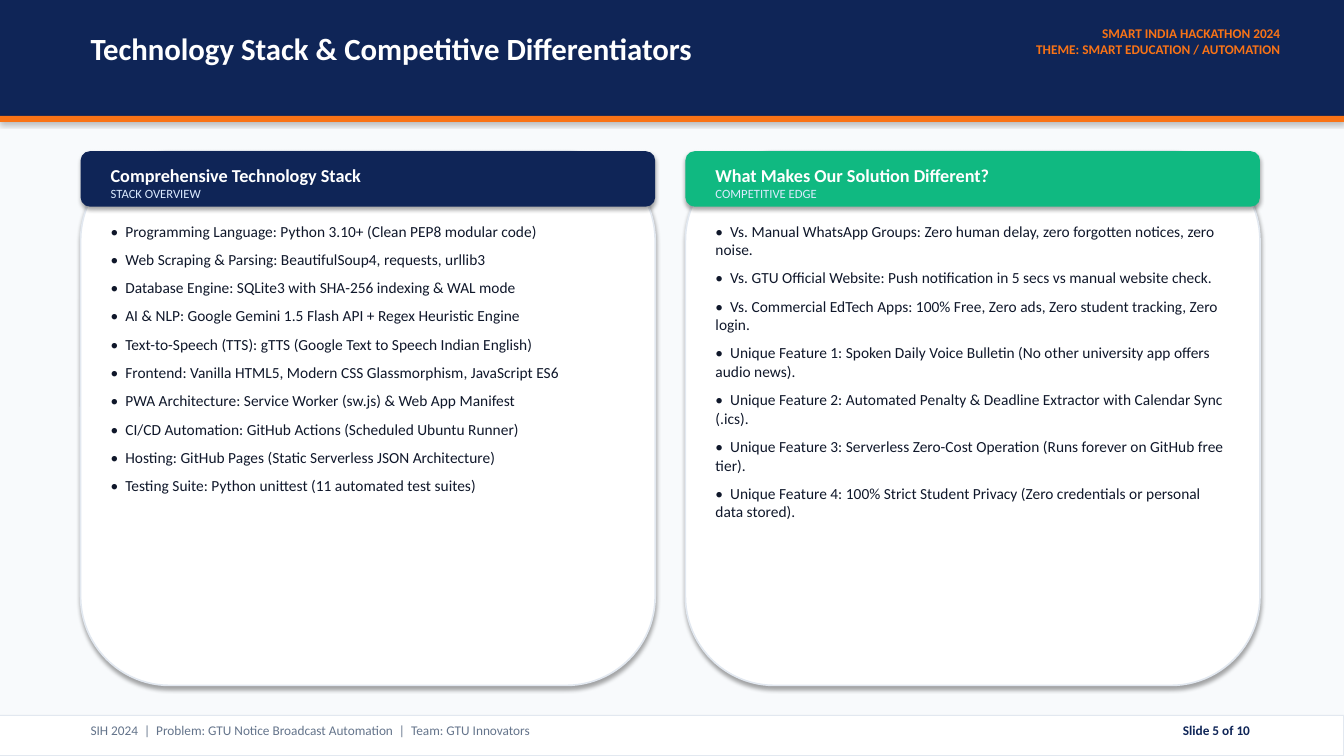
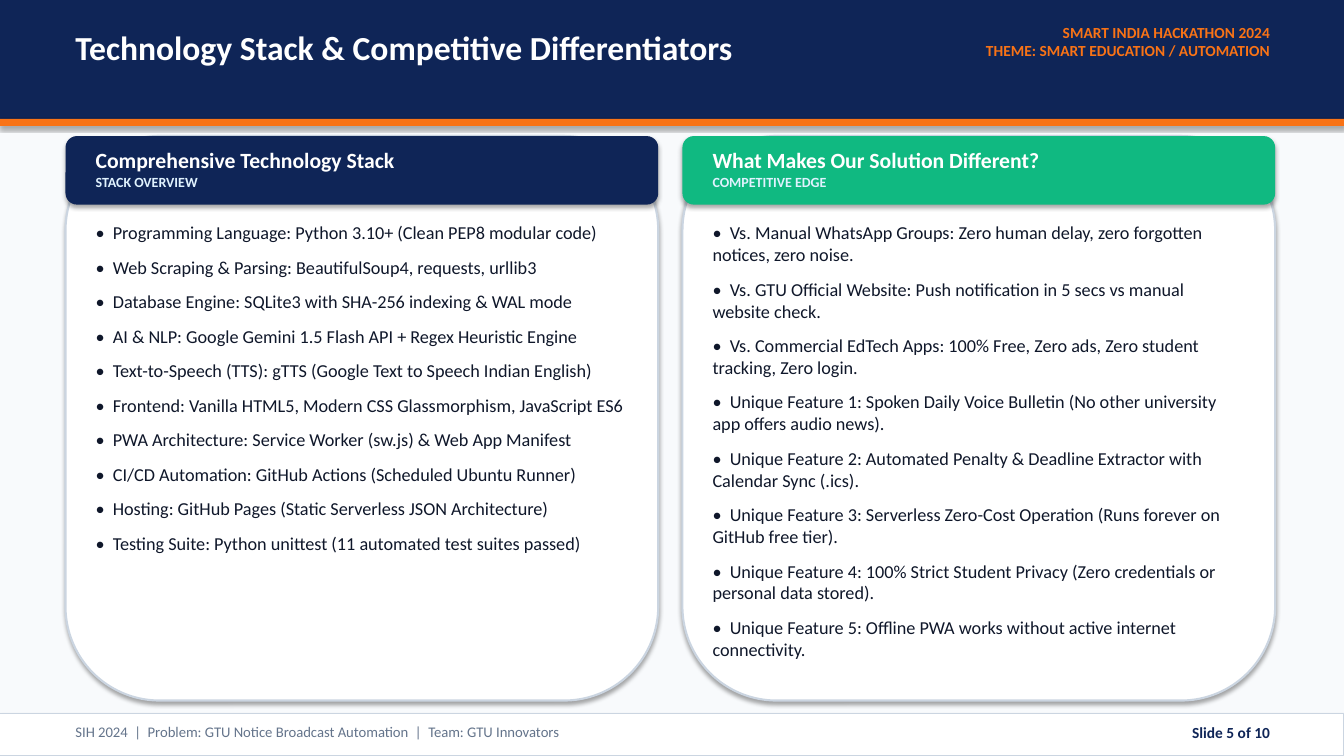
Before and after one commit to SMuhammad24/GTUAlertsystem, a slide deck: slide 5 of SIH2024_GTU_Alert_System_Presentation.pptx. Drawn at 1344x756 pixels with LibreOffice and Linux fonts; fonts in the diff are those of the drawing. Boxes give left, top, right and bottom in pixels: in the first picture for what was removed or moved away, otherwise in the second. Text is boxed around its words. In the diff, an @@ line names an element or a change of style, - is before the commit and + after.

Commit message:
style: enlarge fonts and optimize slide space utilization in SIH presentation

```diff
--- a/SIH2024_GTU_Alert_System_Presentation.pptx
+++ b/SIH2024_GTU_Alert_System_Presentation.pptx
@@ text "Technology Stack & Competitive Differentiators" moved from (x1=91, y1=38, x2=692, y2=66) to (x1=75, y1=36, x2=732, y2=66) @@
@@ text "Technology Stack & Competitive Differentiators" at (x1=75, y1=36, x2=732, y2=66): size 22 to 24 pt @@
@@ text "SMART INDIA HACKATHON 2024 THEME: ..." at (x1=986, y1=28, x2=1270, y2=56): size 9.5 to 11 pt @@
@@ text "SMART INDIA HACKATHON 2024 THEME: ..." moved from (x1=1036, y1=29, x2=1280, y2=54) to (x1=986, y1=28, x2=1270, y2=56) @@
@@ rectangle moved from (x1=0, y1=116, x2=1344, y2=122) to (x1=0, y1=119, x2=1344, y2=126) @@
@@ rounded rectangle resized from (x1=81, y1=151, x2=655, y2=207) to (x1=66, y1=136, x2=658, y2=205) @@
@@ rounded rectangle at (x1=66, y1=136, x2=658, y2=701): outline #E2E8F0 1.2 pt to #CBD5E1 1.5 pt @@
@@ rounded rectangle resized from (x1=81, y1=151, x2=655, y2=686) to (x1=66, y1=136, x2=658, y2=701) @@
@@ text "Comprehensive Technology Stack" moved from (x1=111, y1=169, x2=361, y2=198) to (x1=96, y1=152, x2=395, y2=187) @@
@@ text "Comprehensive Technology Stack" at (x1=96, y1=152, x2=395, y2=187): size 13 to 15.5 pt in "Comprehensive Technology Stack"; size 9 to 10 pt, text colour #DCEBFF to #E0F2FE, bold on in "STACK OVERVIEW" @@
@@ rounded rectangle resized from (x1=686, y1=151, x2=1260, y2=207) to (x1=683, y1=136, x2=1275, y2=205) @@
@@ rounded rectangle resized from (x1=686, y1=151, x2=1260, y2=686) to (x1=683, y1=136, x2=1275, y2=701) @@
@@ rounded rectangle at (x1=683, y1=136, x2=1275, y2=701): outline #E2E8F0 1.2 pt to #CBD5E1 1.5 pt @@
@@ text "What Makes Our Solution Different?" moved from (x1=715, y1=169, x2=989, y2=198) to (x1=713, y1=152, x2=1039, y2=187) @@
@@ text "What Makes Our Solution Different?" at (x1=713, y1=152, x2=1039, y2=187): size 13 to 15.5 pt in "What Makes Our Solution Different?"; size 9 to 10 pt, text colour #DCEBFF to #E0F2FE, bold on in "COMPETITIVE EDGE" @@
@@ text "• Programming Language: Python 3.10+ ..." moved from (x1=125, y1=226, x2=558, y2=494) to (x1=113, y1=226, x2=623, y2=553) @@
@@ text at (x1=113, y1=226, x2=623, y2=518): size 11 to 13 pt in "• Programming Language: Python 3.10+ (Clean PEP8 ...", "• Web Scraping & Parsing: BeautifulSoup4, requests, ...", "• Database Engine: SQLite3 with SHA-256 indexing ...", "• AI & NLP: Google Gemini 1.5 ..." and 5 more places; more space between paragraphs @@
@@ text at (x1=713, y1=226, x2=1220, y2=602): size 11 to 13 pt in "• Vs. Manual WhatsApp Groups: Zero human ...", "• Vs. GTU Official Website: Push notification ...", "• Vs. Commercial EdTech Apps: 100% Free, ...", "• Unique Feature 1: Spoken Daily Voice ..." and 3 more places; more space between paragraphs @@
@@ text at (x1=113, y1=537, x2=581, y2=553): text changed; size 11 to 13 pt @@
-• Testing Suite: Python unittest (11 automated test suites)
+• Testing Suite: Python unittest (11 automated test suites passed)
@@ text at (x1=713, y1=621, x2=1176, y2=659): paragraph added @@
+• Unique Feature 5: Offline PWA works without active internet connectivity.
@@ rectangle at (x1=0, y1=714, x2=1344, y2=756): outline #E2E8F0 0.75 pt to #CBD5E1 0.75 pt @@
@@ text "SIH 2024 | Problem: GTU ..." moved from (x1=91, y1=726, x2=530, y2=735) to (x1=75, y1=727, x2=559, y2=737) @@
@@ text "SIH 2024 | Problem: GTU ..." at (x1=75, y1=727, x2=559, y2=737): size 9.5 to 10.5 pt @@
@@ text "Slide 5 of 10" at (x1=1192, y1=727, x2=1270, y2=738): size 9.5 to 11 pt @@
```
Also in this commit, not shown: 9 other slides changed, 1 other file.
